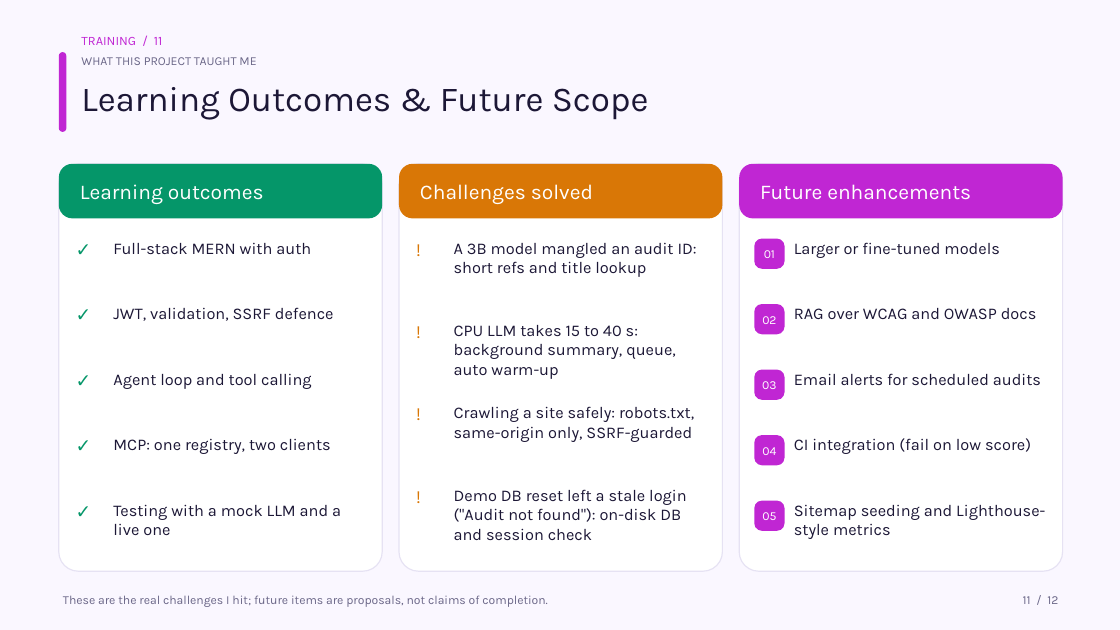
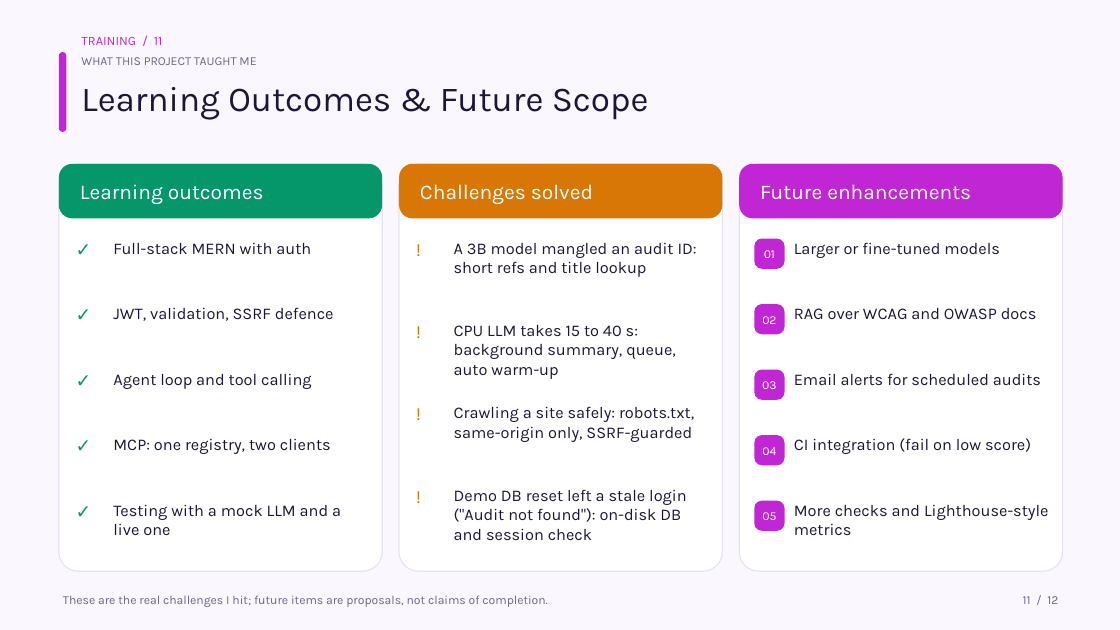
Before and after one commit to NiksheyYadav/AuditPilot, a slide deck: slide 11 of AuditPilot_IT2_Presentation.pptx. Drawn at 1120x630 pixels with LibreOffice and Linux fonts; fonts in the diff are those of the drawing. Boxes give left, top, right and bottom in pixels: in the first picture for what was removed or moved away, otherwise in the second. Text is boxed around its words. In the diff, an @@ line names an element or a change of style, - is before the commit and + after.

```diff
--- a/AuditPilot_IT2_Presentation.pptx
+++ b/AuditPilot_IT2_Presentation.pptx
@@ text at [794,505,1048,535]: text changed @@
-Sitemap seeding and Lighthouse-style metrics
+More checks and Lighthouse-style metrics
```
Also in this commit, not shown: 2 other slides changed, 9 other files.
